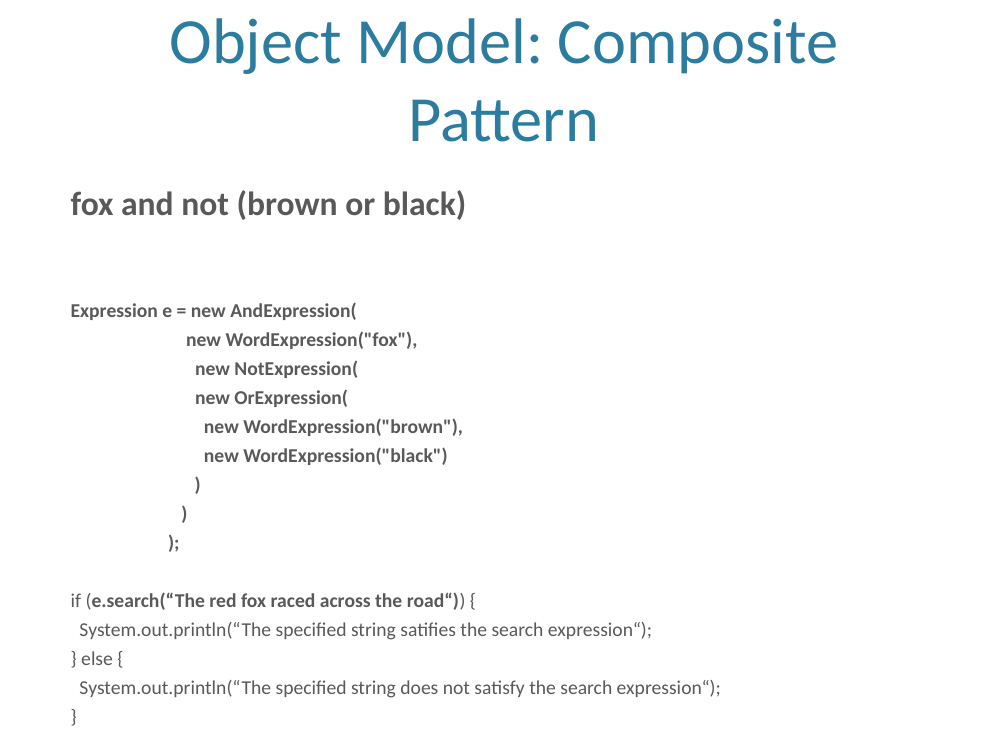
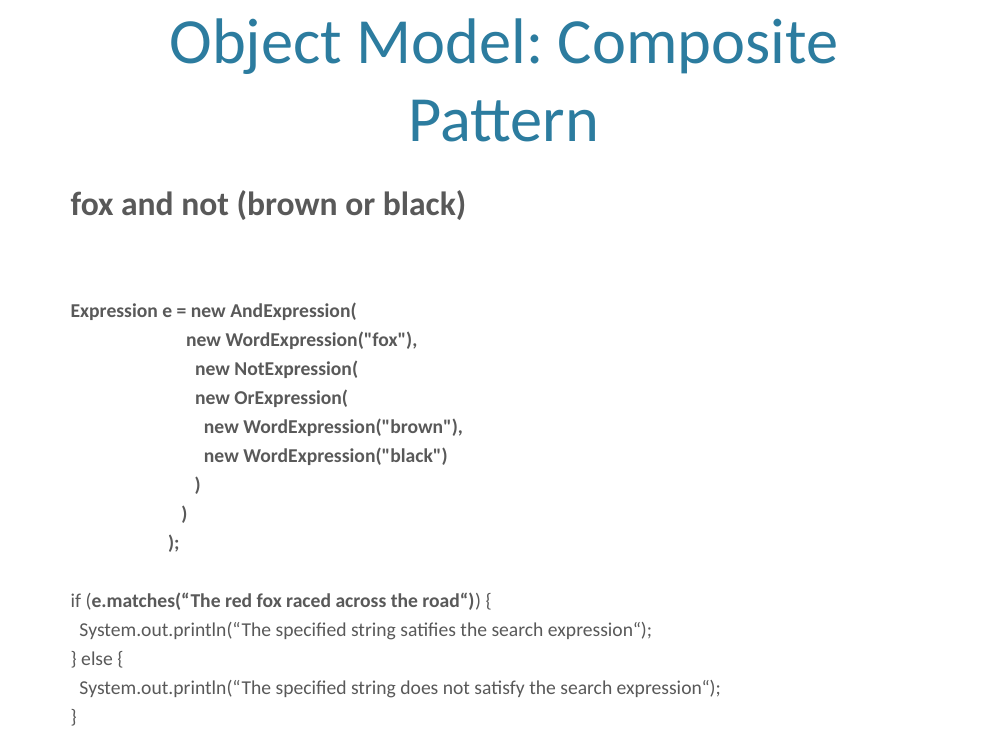
Before and after one commit to cpdevoto/design-patterns, a slide deck: slide 7 of string-search/little-language.pptx. Drawn at 1008x756 pixels with LibreOffice and Linux fonts; fonts in the diff are those of the drawing; background and template pictures are left out. Boxes give left, top, right and bottom in pixels: in the first picture for what was removed or moved away, otherwise in the second. Text is boxed around its words. In the diff, an @@ line names an element or a change of style, - is before the commit and + after.

Commit message:
string-search little language

```diff
--- a/string-search/little-language.pptx
+++ b/string-search/little-language.pptx
@@ text at <box>71,592,481,610</box>: text changed @@
-if (e.search(“The red fox raced across the road“)) {
+if (e.matches(“The red fox raced across the road“)) {
```
Also in this commit, not shown: 4 other slides changed, 1 other file.
